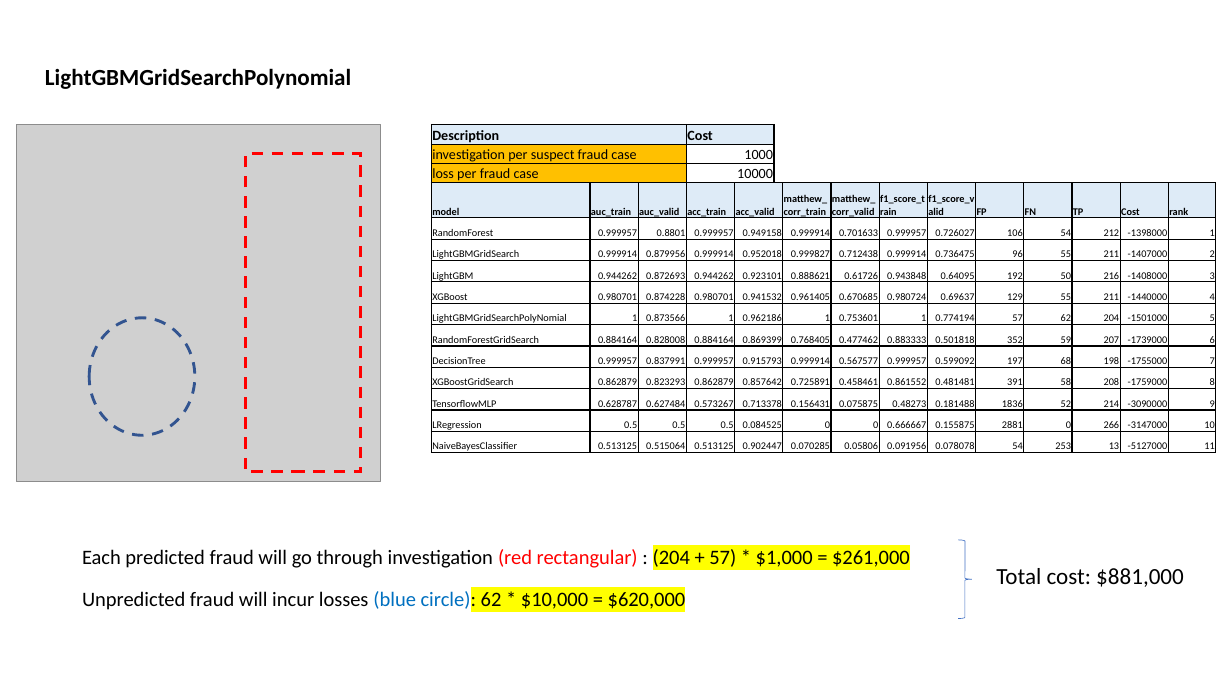
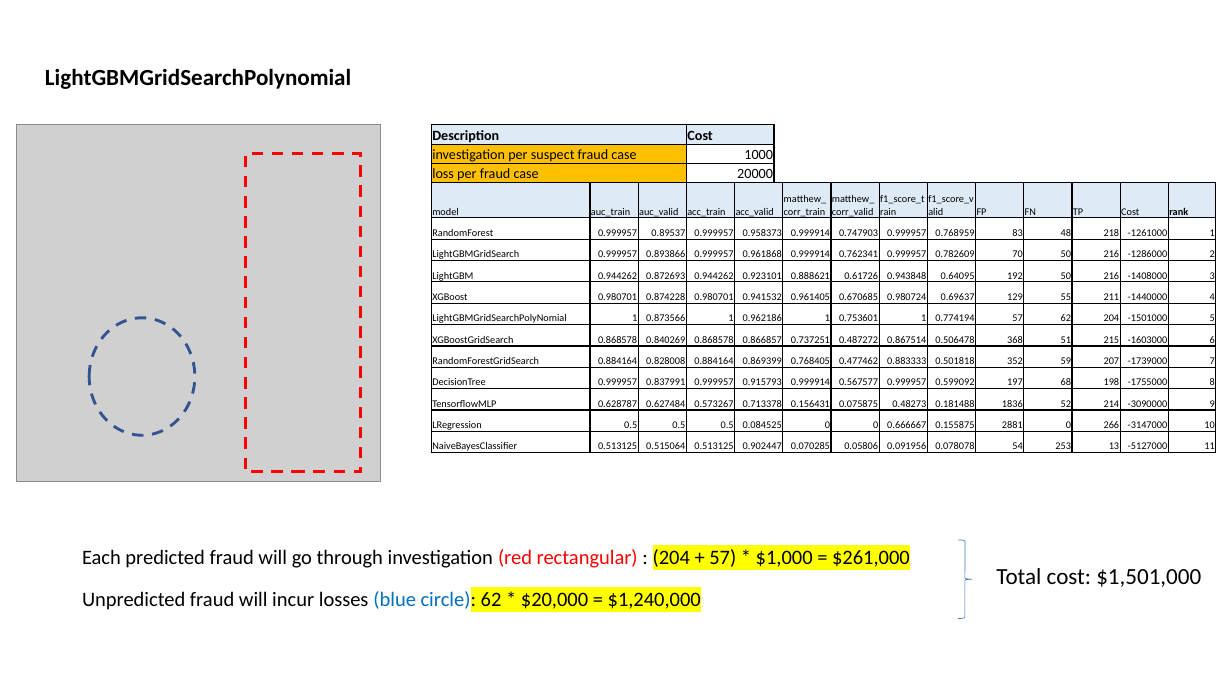
Before and after one commit to twlkenneth/EBAC_Sem2_CA1, a slide deck: slide 1 of q2_fraud_detection/results/confusion_matrices.pptx. Drawn at 1232x693 pixels with LibreOffice and Linux fonts; fonts in the diff are those of the drawing; grey boxes stand for pictures. Boxes give left, top, right and bottom in pixels: in the first picture for what was removed or moved away, otherwise in the second. Text is boxed around its words. In the diff, an @@ line names an element or a change of style, - is before the commit and + after.

Commit message:
patched up documentation, tidy up time series univariate ARIMA and VAR prediction fittings, removing evaluation for training data set in time series, revise answers for consolidated_answers.pptx

```diff
--- a/q2_fraud_detection/results/confusion_matrices.pptx
+++ b/q2_fraud_detection/results/confusion_matrices.pptx
@@ table at [432, 125, 775, 185] @@
-row 3, column 2: 10000
+row 3, column 2: 20000
@@ table at [432, 183, 1214, 457] @@
-row 2: RandomForest | 0.999957 | 0.8801 | 0.999957 | 0.949158 | 0.999914 | 0.701633 | 0.999957 | 0.726027 | 106 | 54 | 212 | -1398000 | 1
+row 2: RandomForest | 0.999957 | 0.89537 | 0.999957 | 0.958373 | 0.999914 | 0.747903 | 0.999957 | 0.768959 | 83 | 48 | 218 | -1261000 | 1
-row 3: LightGBMGridSearch | 0.999914 | 0.879956 | 0.999914 | 0.952018 | 0.999827 | 0.712438 | 0.999914 | 0.736475 | 96 | 55 | 211 | -1407000 | 2
+row 3: LightGBMGridSearch | 0.999957 | 0.893866 | 0.999957 | 0.961868 | 0.999914 | 0.762341 | 0.999957 | 0.782609 | 70 | 50 | 216 | -1286000 | 2
-row 7: RandomForestGridSearch | 0.884164 | 0.828008 | 0.884164 | 0.869399 | 0.768405 | 0.477462 | 0.883333 | 0.501818 | 352 | 59 | 207 | -1739000 | 6
+row 7: XGBoostGridSearch | 0.868578 | 0.840269 | 0.868578 | 0.866857 | 0.737251 | 0.487272 | 0.867514 | 0.506478 | 368 | 51 | 215 | -1603000 | 6
-row 8: DecisionTree | 0.999957 | 0.837991 | 0.999957 | 0.915793 | 0.999914 | 0.567577 | 0.999957 | 0.599092 | 197 | 68 | 198 | -1755000 | 7
+row 8: RandomForestGridSearch | 0.884164 | 0.828008 | 0.884164 | 0.869399 | 0.768405 | 0.477462 | 0.883333 | 0.501818 | 352 | 59 | 207 | -1739000 | 7
-row 9: XGBoostGridSearch | 0.862879 | 0.823293 | 0.862879 | 0.857642 | 0.725891 | 0.458461 | 0.861552 | 0.481481 | 391 | 58 | 208 | -1759000 | 8
+row 9: DecisionTree | 0.999957 | 0.837991 | 0.999957 | 0.915793 | 0.999914 | 0.567577 | 0.999957 | 0.599092 | 197 | 68 | 198 | -1755000 | 8
@@ bold off in "model", "auc_train", "auc_valid", "acc_train" and 9 more places @@
@@ text at [996, 568, 1201, 587]: text changed @@
-Total cost: $881,000
+Total cost: $1,501,000
@@ text at [82, 589, 701, 612]: text changed @@
-Unpredicted fraud will incur losses (blue circle): 62 * $10,000 = $620,000
+Unpredicted fraud will incur losses (blue circle): 62 * $20,000 = $1,240,000
```
Also in this commit, not shown: 2 other slides changed, 8 other files.
